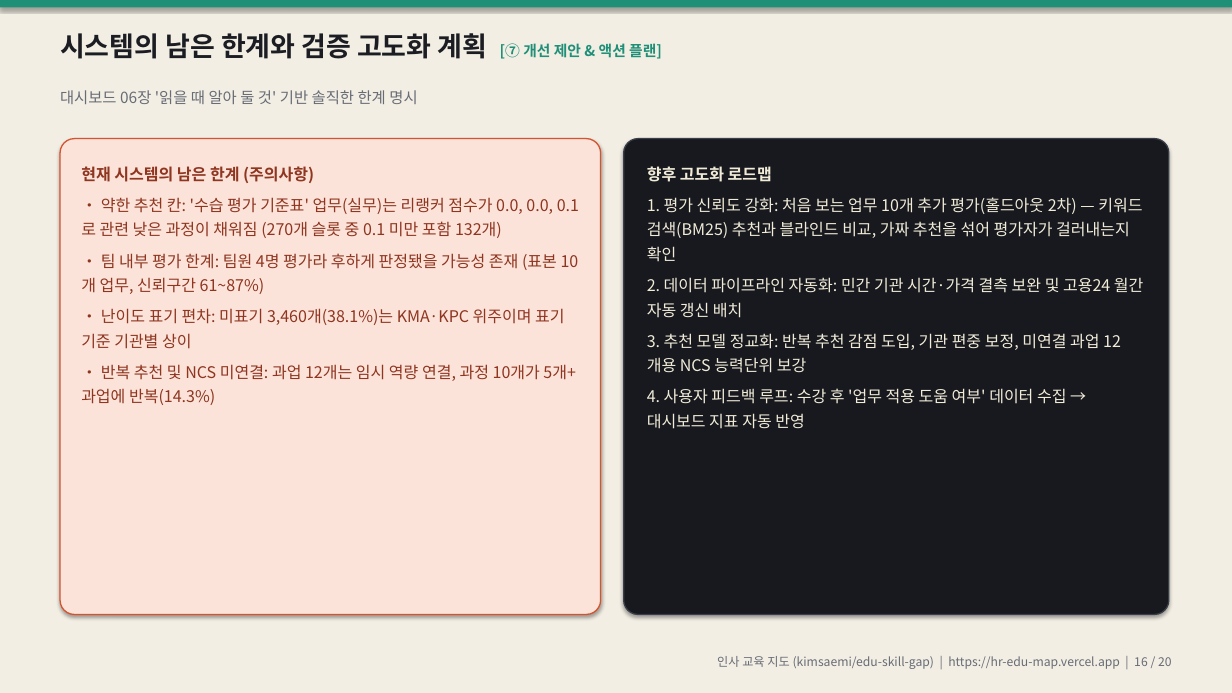
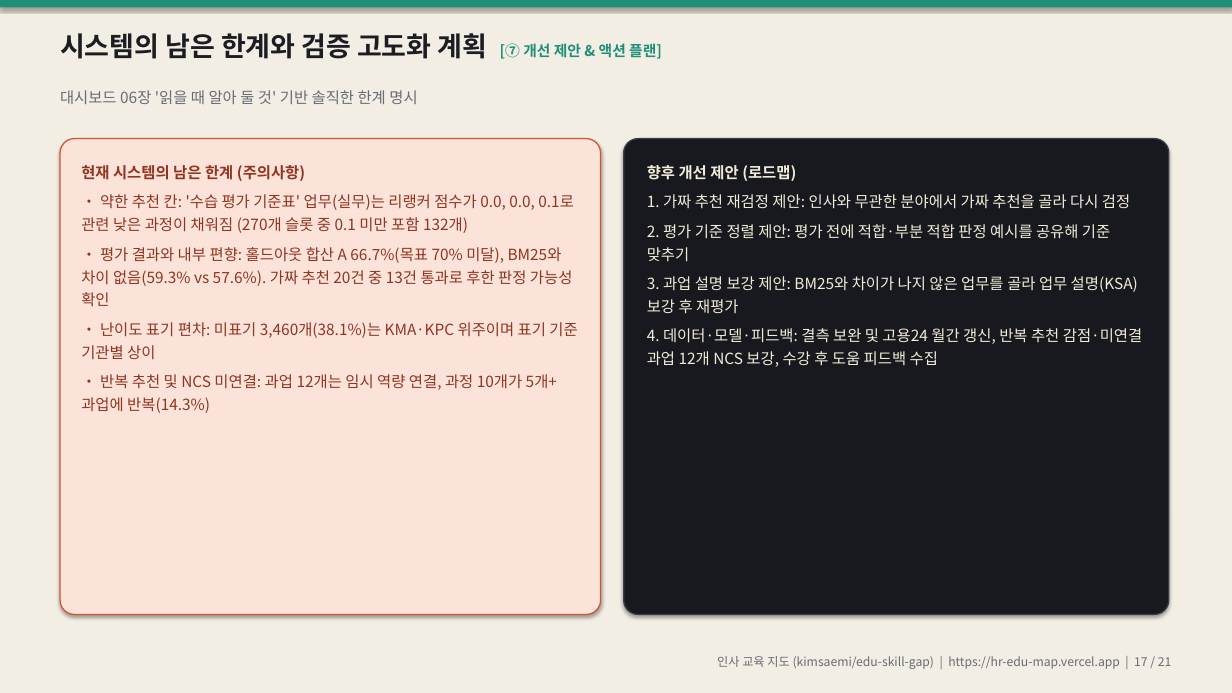
Before and after one commit to kimsaemi/edu-skill-gap, a slide deck: slide 17 of presentation/HR_교육지도_발표.pptx (slide 16 before the commit). Drawn at 1232x693 pixels with LibreOffice and Linux fonts; fonts in the diff are those of the drawing. Boxes give left, top, right and bottom in pixels: in the first picture for what was removed or moved away, otherwise in the second. Text is boxed around its words. In the diff, an @@ line names an element or a change of style, - is before the commit and + after.

Commit message:
feat: 홀드아웃 2차 결과(BM25 비교·가짜 추천 검정) 발표·PPT·대본 반영 (#27)

```diff
--- a/presentation/HR_교육지도_발표.pptx
+++ b/presentation/HR_교육지도_발표.pptx
@@ text at (81, 165, 577, 413): size 12.5 to 12 pt in "현재 시스템의 남은 한계 (주의사항)", "• 약한 추천 칸: '수습 평가 기준표' ...", "• 난이도 표기 편차: 미표기 3,460개(38.1%)는 KMA·KPC ...", "• 반복 추천 및 NCS 미연결: 과업 ..."; line spacing 1.28 to 1.24 @@
@@ text at (647, 165, 1142, 367): text changed; size 12.5 to 12 pt @@
-향후 고도화 로드맵
-1. 평가 신뢰도 강화: 처음 보는 업무 10개 추가 평가(홀드아웃 2차) — 키워드 검색(BM25) 추천과 블라인드 비교, 가짜 추천을 섞어 평가자가 걸러내는지 확인
-2. 데이터 파이프라인 자동화: 민간 기관 시간·가격 결측 보완 및 고용24 월간 자동 갱신 배치
-3. 추천 모델 정교화: 반복 추천 감점 도입, 기관 편중 보정, 미연결 과업 12개용 NCS 능력단위 보강
-4. 사용자 피드백 루프: 수강 후 '업무 적용 도움 여부' 데이터 수집 → 대시보드 지표 자동 반영
+향후 개선 제안 (로드맵)
+1. 가짜 추천 재검정 제안: 인사와 무관한 분야에서 가짜 추천을 골라 다시 검정
+2. 평가 기준 정렬 제안: 평가 전에 적합·부분 적합 판정 예시를 공유해 기준 맞추기
+3. 과업 설명 보강 제안: BM25와 차이가 나지 않은 업무를 골라 업무 설명(KSA) 보강 후 재평가
+4. 데이터·모델·피드백: 결측 보완 및 고용24 월간 갱신, 반복 추천 감점·미연결 과업 12개 NCS 보강, 수강 후 도움 피드백 수집
@@ text at (81, 247, 573, 306): text changed; size 12.5 to 12 pt @@
-• 팀 내부 평가 한계: 팀원 4명 평가라 후하게 판정됐을 가능성 존재 (표본 10개 업무, 신뢰구간 61~87%)
+• 평가 결과와 내부 편향: 홀드아웃 합산 A 66.7%(목표 70% 미달), BM25와 차이 없음(59.3% vs 57.6%). 가짜 추천 20건 중 13건 통과로 후한 판정 가능성 확인
@@ text at (717, 656, 1172, 669): text changed @@
-인사 교육 지도 (kimsaemi/edu-skill-gap) | https://hr-edu-map.vercel.app | 16 / 20
+인사 교육 지도 (kimsaemi/edu-skill-gap) | https://hr-edu-map.vercel.app | 17 / 21
```
Also in this commit, not shown: 19 other slides changed, 1 slide added, 8 other files.
